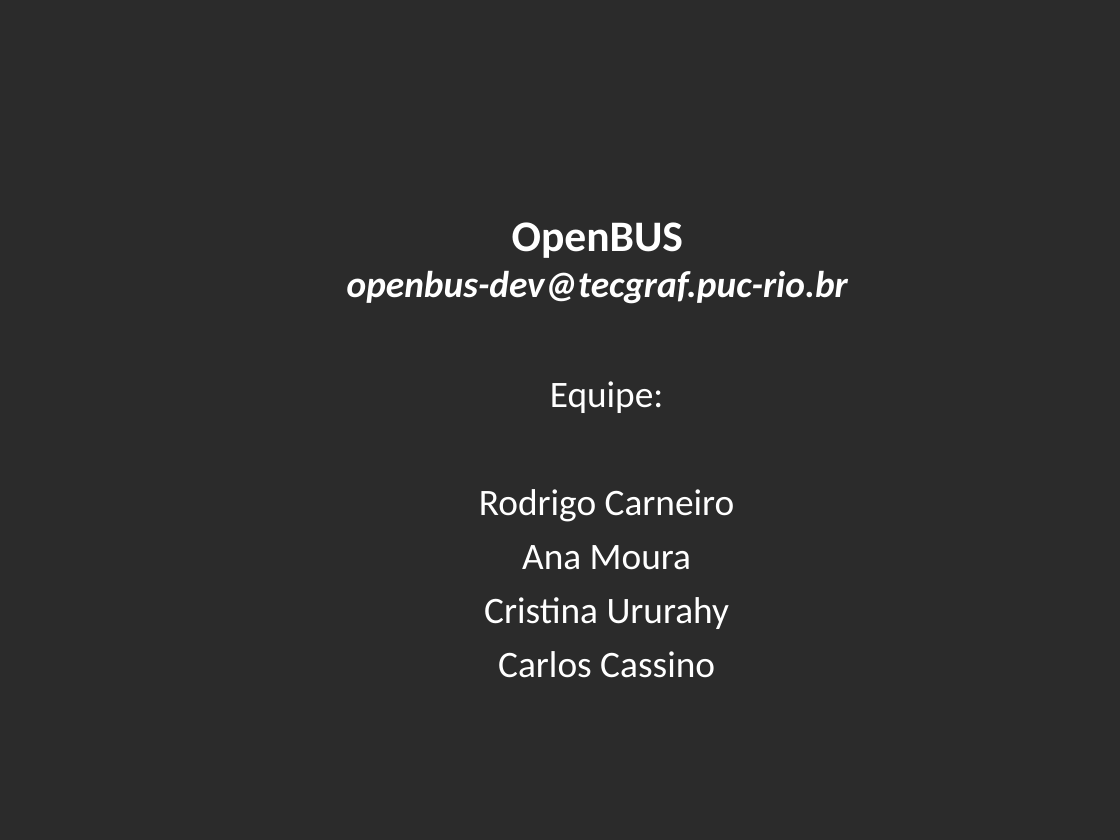
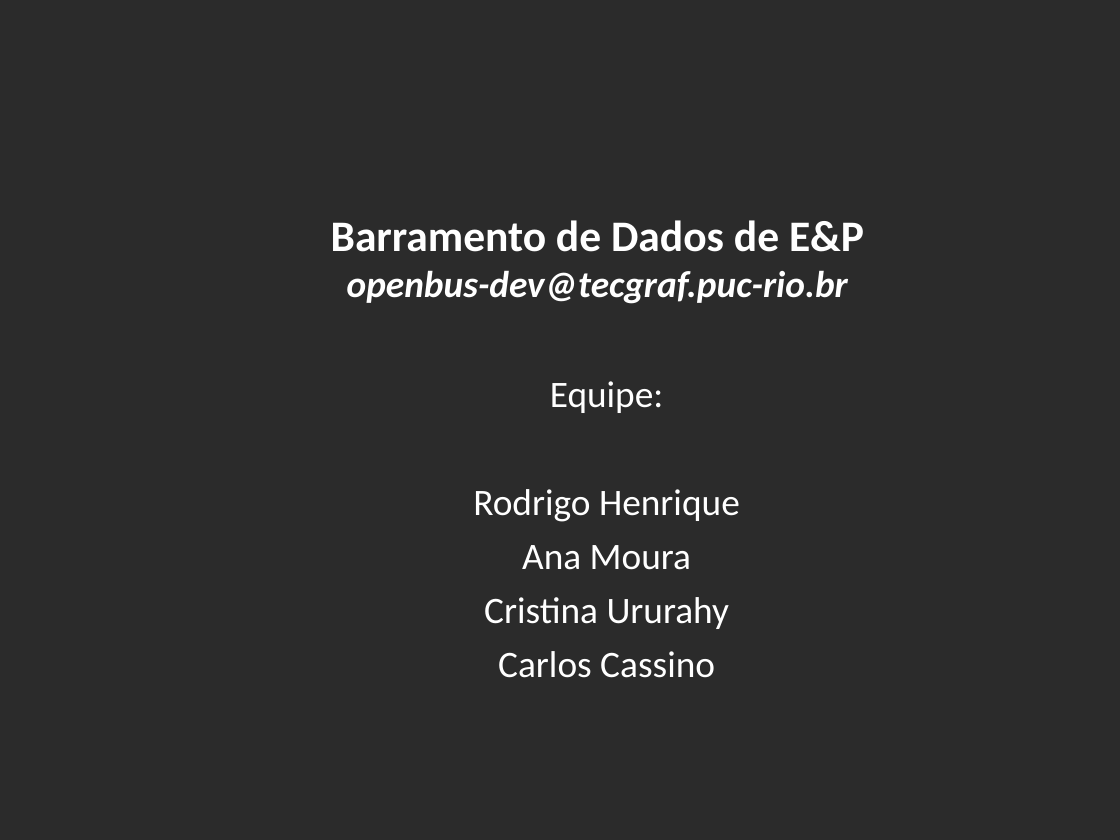
Before and after one commit to amadeubarbosa/openbus-core, a slide deck: slide 1 of docs/apresentacao/OpenBUS.ppt. Drawn at 1120x840 pixels with LibreOffice and Linux fonts; fonts in the diff are those of the drawing; background and template pictures are left out; a plain dark background stands for a picture behind light text. Boxes give left, top, right and bottom in pixels: in the first picture for what was removed or moved away, otherwise in the second. Text is boxed around its words. In the diff, an @@ line names an element or a change of style, - is before the commit and + after.

Commit message:
1. Alteração feita com o OpenOffice 2.0. Teste de compatibilidade. 2. Alteração do título da apresentação de OpenBus para Barramento de Dados de E&P.

```diff
--- a/docs/apresentacao/OpenBUS.ppt
+++ b/docs/apresentacao/OpenBUS.ppt
@@ title at [331,220,864,304]: text changed @@
-OpenBUS
-openbus-dev@tecgraf.puc-rio.br
+Barramento de Dados de E&P
+openbus-dev@tecgraf.puc-rio.br
@@ subtitle at [473,489,740,522]: text changed @@
-Rodrigo Carneiro
+Rodrigo Henrique
```
Also in this commit, not shown: 21 other slides changed.
